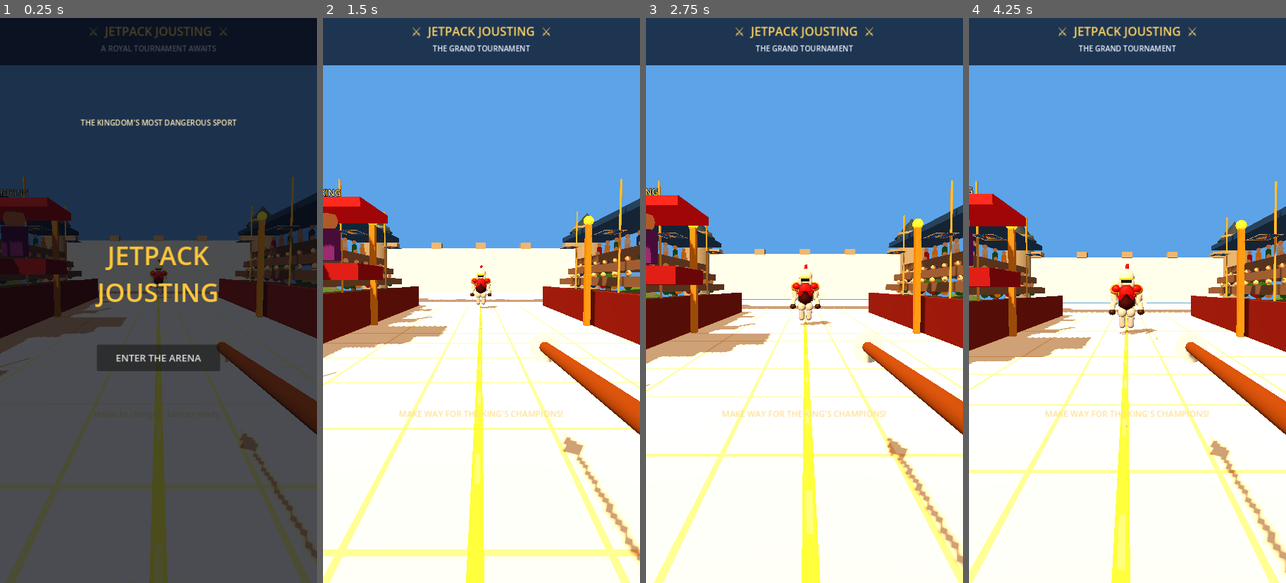
Above: before the commit, frames 1-4 (left to right).
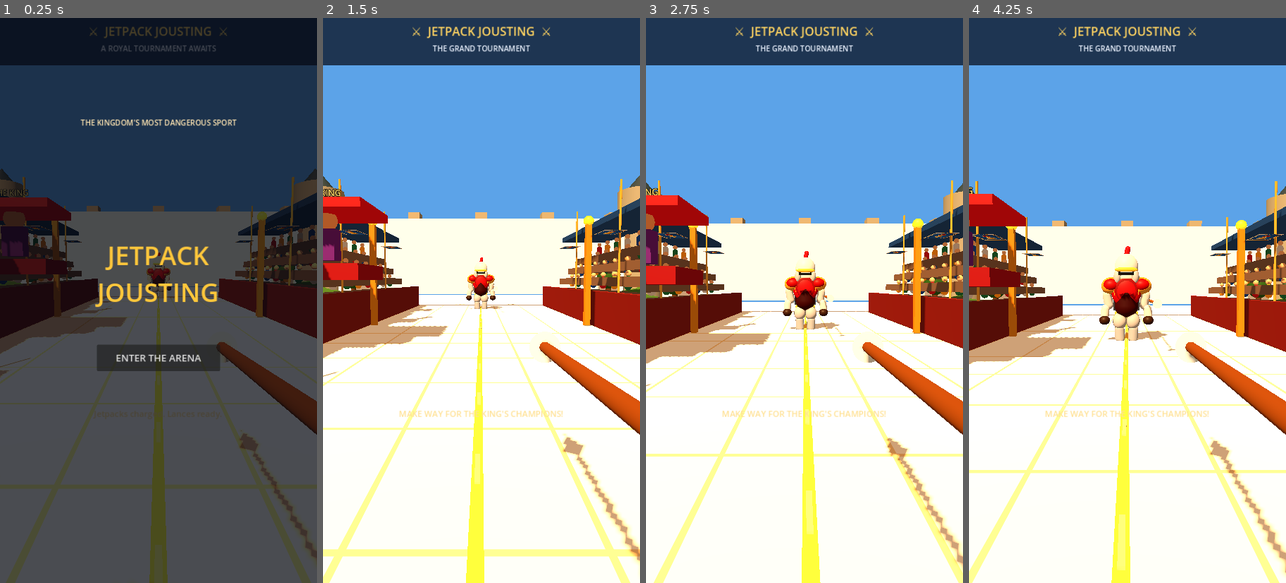
Above: after the commit, the same moments.

Repository: mattyshreddz/jetpack-jousting
Game: Godot game, scene res://scenes/main.tscn
Same seed, same stepped clock (60 frames per second), same inputs: the game is played once before the commit and once after it.
Inputs:
- Up to frame 1 (0.25 s): no input
- Up to frame 2 (1.5 s): click "ENTER THE ARENA" at 0.5 s; hold D from 1.28 s (still down)
- Up to frame 3 (2.75 s): release D at 2.03 s; hold A from 2.03 s (still down)
- Up to frame 4 (4.25 s): release A at 2.78 s; hold D from 2.78 s (still down)

The runs differ from the first frame. In frame 1, 4.3% of the frame differs, in the area x 0-100%, y 26-50%; in frame 2, 4.7%; in frame 3, 5.5%; in frame 4, 6.2%, in the area x 0-100%, y 29-59%.

Commit message:
Make meadow visible and strengthen castle and rival scale

Diff:
--- a/scripts/game.gd
+++ b/scripts/game.gd
@@ -35,7 +35,7 @@
 		intro_time += delta
 		var t := clampf(intro_time / INTRO_LENGTH, 0.0, 1.0)
 		camera.position = camera_home.lerp(Vector3(0, 1.85, 6.3), _ease_out(t))
-		opponent.position.z = lerpf(-18.0, -7.8, _ease_out(clampf((intro_time - 0.7) / 3.5, 0.0, 1.0)))
+		opponent.position.z = lerpf(-18.0, -6.2, _ease_out(clampf((intro_time - 0.7) / 3.5, 0.0, 1.0)))
 		camera.rotation.x = lerpf(deg_to_rad(-5.0), deg_to_rad(-1.5), _ease_out(t))
 		if intro_time >= INTRO_LENGTH:
 			intro_running = false
@@ -124,7 +124,7 @@
 	var grass_mesh := PlaneMesh.new()
 	grass_mesh.size = Vector2(90.0, 90.0)
 	grass.mesh = grass_mesh
-	grass.position = Vector3(0, -0.49, -12)
+	grass.position = Vector3(0, -0.88, -12)
 	var grass_mat := StandardMaterial3D.new()
 	grass_mat.albedo_texture = load("res://assets/grass_meadow.svg") as Texture2D
 	grass_mat.roughness = 1.0
@@ -139,16 +139,16 @@
 			hill.scale = Vector3(7.0, 2.0 + i * 0.35, 11.0)
 
 	# A distant northern-European stone keep: towers, curtain wall and slate roofs.
-	var castle_wall := _add_box("Distant castle curtain wall", Vector3(0, 3.1, -30.0), Vector3(25.0, 5.0, 1.2), Color.WHITE)
+	var castle_wall := _add_box("Distant castle curtain wall", Vector3(0, 4.2, -24.0), Vector3(32.0, 7.0, 1.8), Color.WHITE)
 	var stone_mat := StandardMaterial3D.new()
 	stone_mat.albedo_texture = load("res://assets/castle_stone.svg") as Texture2D
 	stone_mat.roughness = 0.95
 	castle_wall.material_override = stone_mat
 	for x in [-10.0, -5.0, 0.0, 5.0, 10.0]:
-		_add_box("Castle battlement", Vector3(x, 5.85, -30.0), Vector3(1.1, 0.65, 1.4), Color(0.55, 0.55, 0.50))
+		_add_box("Castle battlement", Vector3(x * 1.25, 7.95, -24.0), Vector3(1.1, 0.65, 1.4), Color(0.55, 0.55, 0.50))
 	for x in [-12.0, 12.0]:
-		_add_cylinder("Castle round tower", Vector3(x, 4.0, -30.0), 1.55, 8.0, Color(0.52, 0.53, 0.49))
-		_add_cone_roof(x, 8.5, -30.0)
+		_add_cylinder("Castle round tower", Vector3(x * 1.25, 5.2, -24.0), 1.9, 10.4, Color(0.52, 0.53, 0.49))
+		_add_cone_roof(x * 1.25, 10.8, -24.0)
 	# Small leafy trees break up the green horizon.
 	for side in [-1, 1]:
 		for i in range(4):
@@ -258,6 +258,7 @@
 	var root := Node3D.new()
 	root.name = "RivalJouster"
 	root.position = pos
+	root.scale = Vector3(1.35, 1.35, 1.35)
 	add_child(root)
 
 	# Silhouette: layered rounded armor rather than a stack of cubes.
